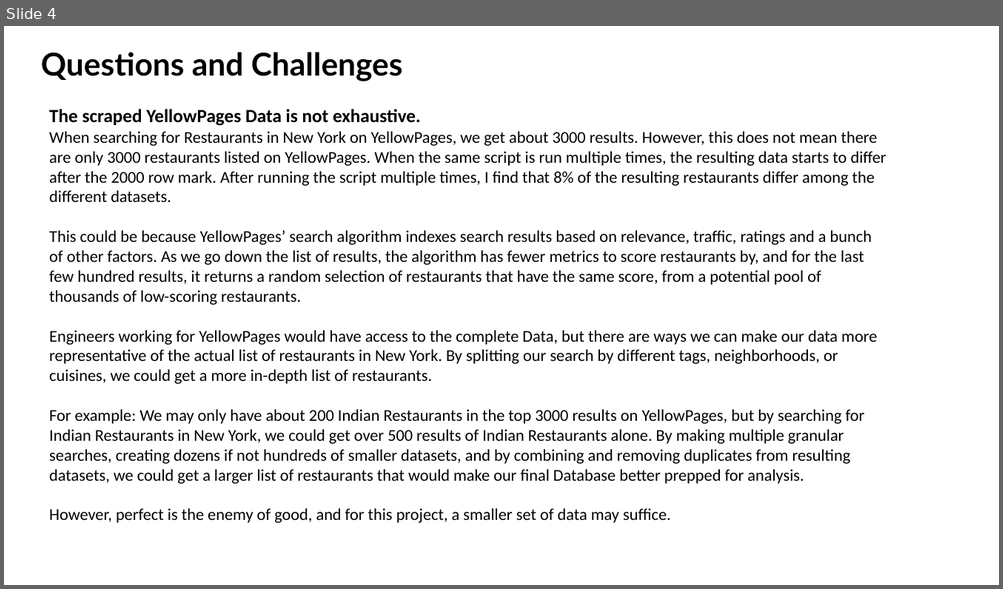
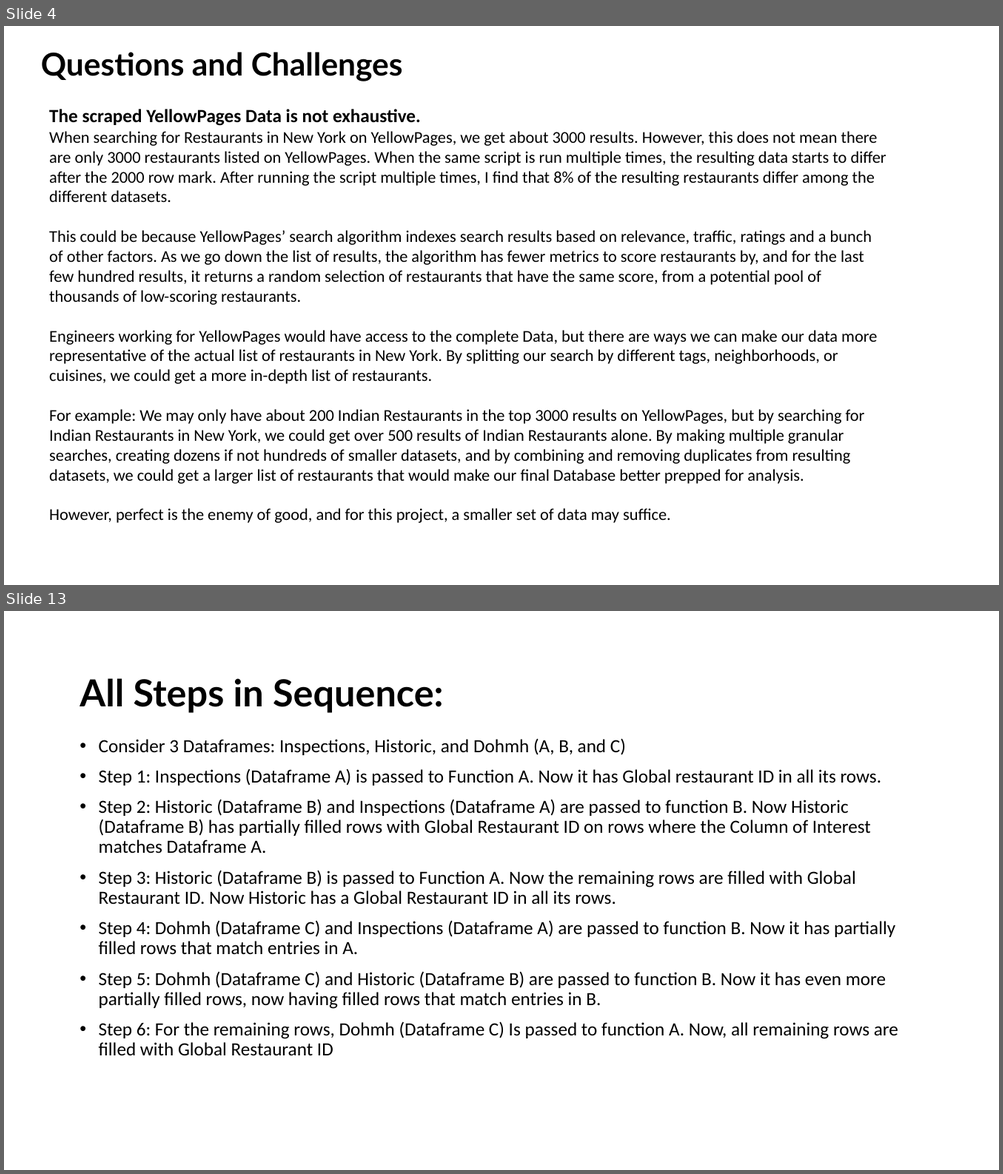
Before and after one commit to sephi-22/restaurant_services_analytics, a slide deck: ETH_Project 1.pptx. Shown one above the other, each under a label of ours: slide 4 before the commit, slides 4 and 13 after it; the slides between them are not shown. The pictures are 1003x589 and 1003x1174 pixels, drawn with LibreOffice and Linux fonts; fonts in the diff are those of the drawing. Boxes give left, top, right and bottom in pixels: in the first picture for what was removed or moved away, otherwise in the second. Text is boxed around its words. In the diff, an @@ line names an element or a change of style, - is before the commit and + after.

```diff
--- a/ETH_Project 1.pptx
+++ b/ETH_Project 1.pptx
@@ slide 13 added at [4,611,999,1170], background #FFFFFF @@
@@ title added at [79,678,444,713], 36 pt, text #000000, bold @@
+All Steps in Sequence:
@@ text added at [99,738,898,1056], 18 pt, text #000000 @@
+• Consider 3 Dataframes: Inspections, Historic, and Dohmh (A, B, and C)
+• Step 1: Inspections (Dataframe A) is passed to Function A. Now it has Global restaurant ID in all its rows.
+• Step 2: Historic (Dataframe B) and Inspections (Dataframe A) are passed to function B. Now Historic (Dataframe B) has partially filled rows with Global Restaurant ID on rows where the Column of Interest matches Dataframe A.
+• Step 3: Historic (Dataframe B) is passed to Function A. Now the remaining rows are filled with Global Restaurant ID. Now Historic has a Global Restaurant ID in all its rows.
+• Step 4: Dohmh (Dataframe C) and Inspections (Dataframe A) are passed to function B. Now it has partially filled rows that match entries in A.
+• Step 5: Dohmh (Dataframe C) and Historic (Dataframe B) are passed to function B. Now it has even more partially filled rows, now having filled rows that match entries in B.
+• Step 6: For the remaining rows, Dohmh (Dataframe C) Is passed to function A. Now, all remaining rows are filled with Global Restaurant ID
```
Also in this commit, not shown: 8 other slides added, 1 slide removed.
